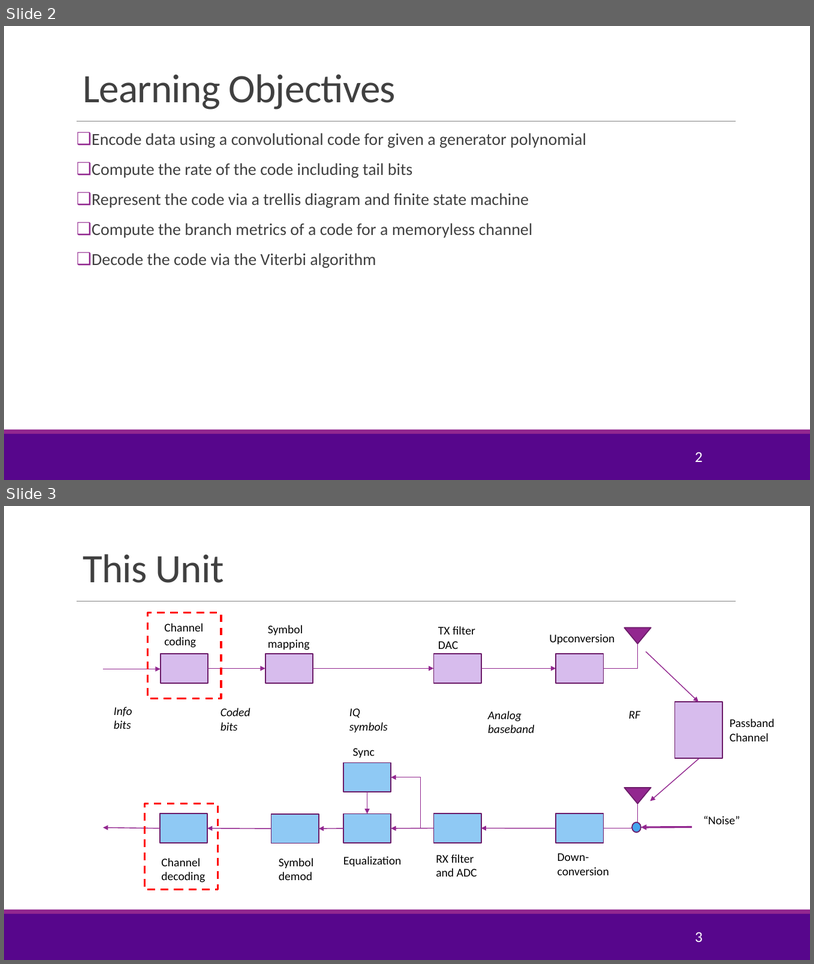
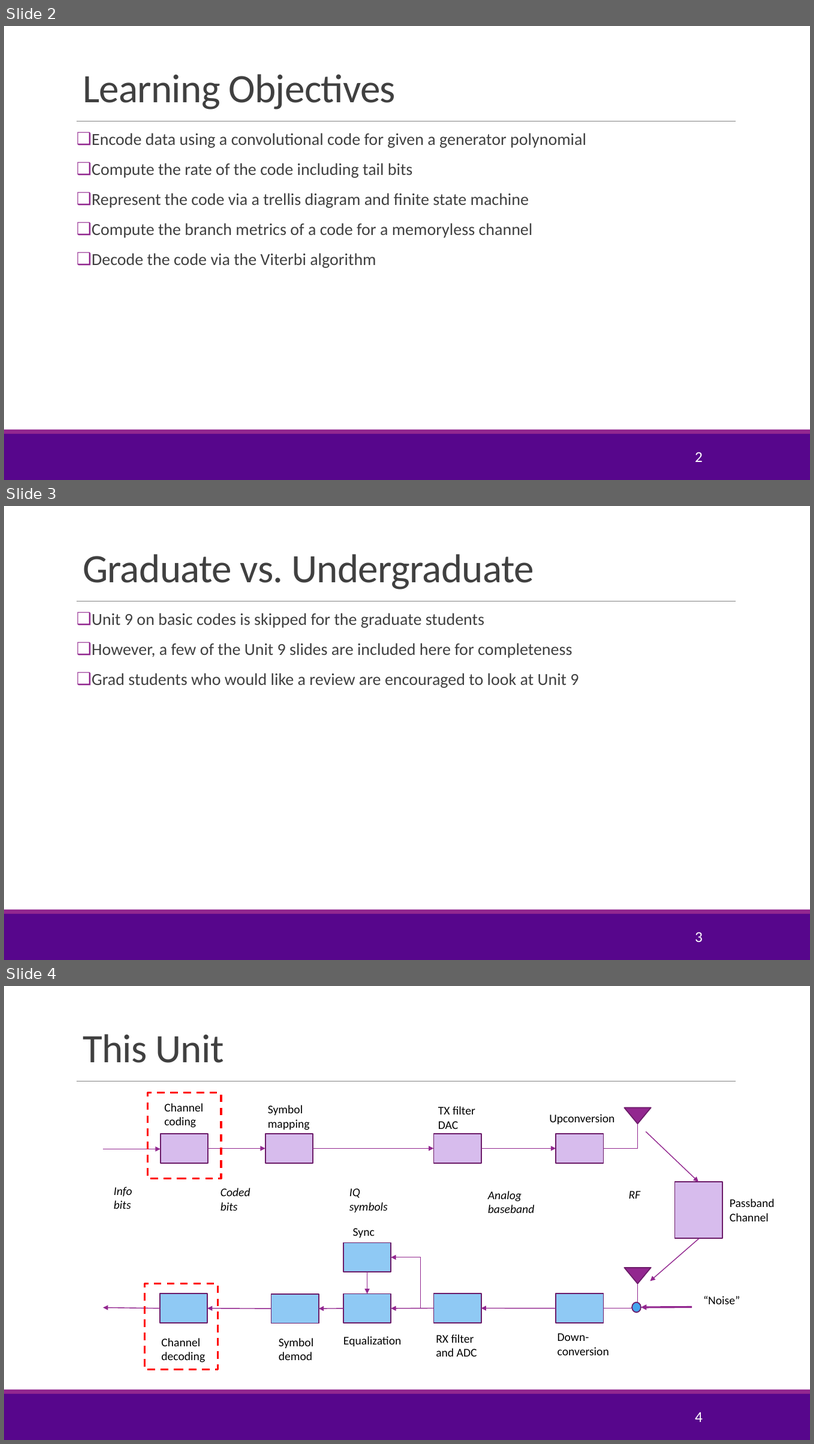
Before and after one commit to sdrangan/digitalcomm, a slide deck: Lectures/Unit10_ConvCodes.pptx. Shown one above the other, each under a label of ours: slides 2 and 3 before the commit, slides 2, 3 and 4 after it. The pictures are 814x964 and 814x1444 pixels, drawn with LibreOffice and Linux fonts; fonts in the diff are those of the drawing; background and template pictures are left out. Boxes give left, top, right and bottom in pixels: in the first picture for what was removed or moved away, otherwise in the second. Text is boxed around its words. In the diff, an @@ line names an element or a change of style, - is before the commit and + after.

Commit message:
Added problems for Unit 10

```diff
--- a/Lectures/Unit10_ConvCodes.pptx
+++ b/Lectures/Unit10_ConvCodes.pptx
@@ slide 3 added at [4,506,810,960], background #FFFFFF; not listed: 3 template elements that a slide beside it also shows @@
@@ title added at [83,554,534,589], 48 pt, text #404040 @@
+Graduate vs. Undergraduate
@@ text added at [92,613,579,688], 20 pt, text #404040 @@
+❑ Unit 9 on basic codes is skipped for the graduate students
+❑ However, a few of the Unit 9 slides are included here for completeness
+❑ Grad students who would like a review are encouraged to look at Unit 9
@@ page number added at [695,931,703,942], 18 pt, text #FFFFFF @@
+3
@@ what was slide 3 is now slide 4 @@
@@ page number at [695,1411,703,1422]: text changed @@
-3
+4
```
Also in this commit, not shown: 2 slides changed, 1 other slide added, 4 other files.
